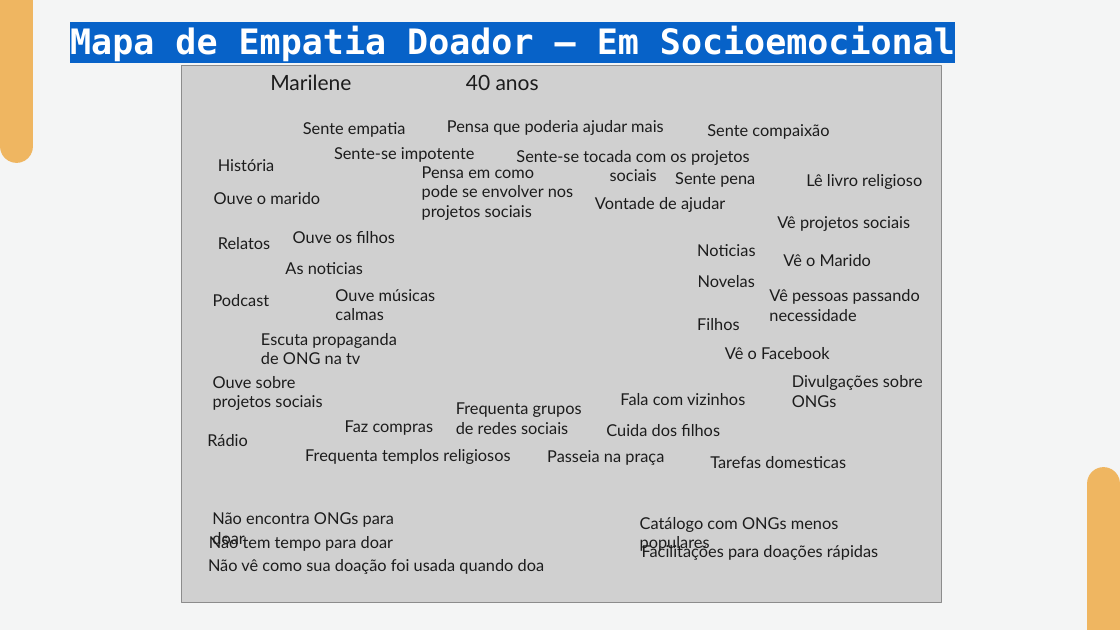
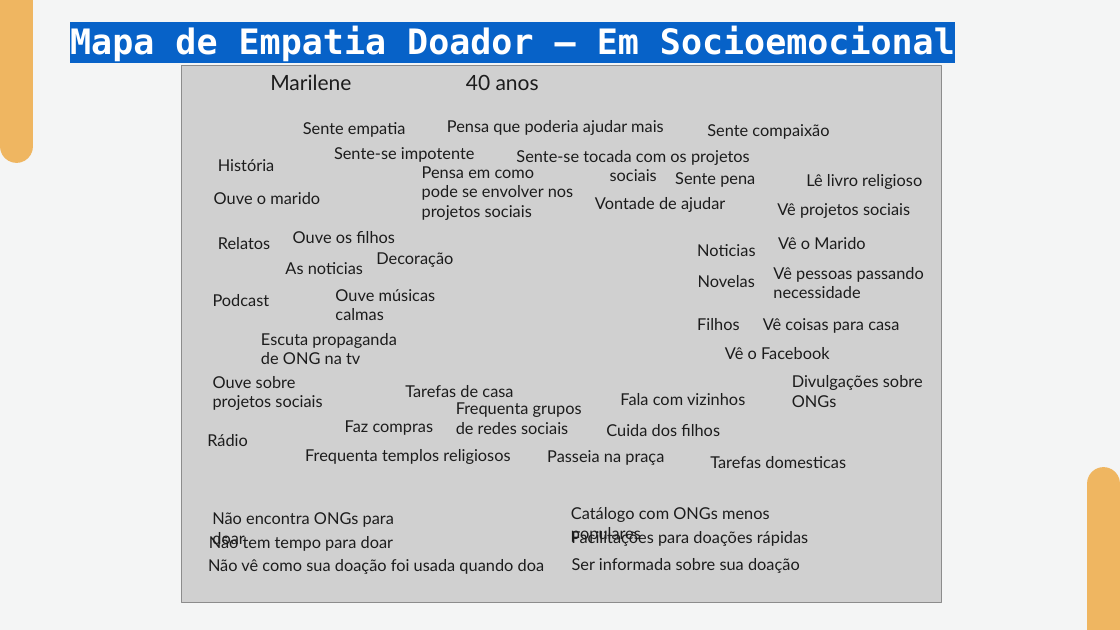
Before and after one commit to apires-roberta/bp, a slide deck: slide 8 of Sprint 1 - Entregavel de PI - Design de Interação.pptx. Drawn at 1120x630 pixels with LibreOffice and Linux fonts; fonts in the diff are those of the drawing; grey boxes stand for pictures. Boxes give left, top, right and bottom in pixels: in the first picture for what was removed or moved away, otherwise in the second. Text is boxed around its words. In the diff, an @@ line names an element or a change of style, - is before the commit and + after.

```diff
--- a/Sprint 1 - Entregavel de PI - Design de Interação.pptx
+++ b/Sprint 1 - Entregavel de PI - Design de Interação.pptx
@@ text "Vê projetos sociais" moved from (x1=777, y1=216, x2=910, y2=231) to (x1=777, y1=203, x2=910, y2=218) @@
@@ text "Vê o Marido" moved from (x1=783, y1=254, x2=871, y2=266) to (x1=778, y1=237, x2=865, y2=249) @@
@@ text added at (x1=376, y1=252, x2=453, y2=267), 14 pt, text #1C1C1C @@
+Decoração
@@ text "Vê pessoas passando necessidade" moved from (x1=769, y1=289, x2=920, y2=321) to (x1=773, y1=267, x2=924, y2=298) @@
@@ text added at (x1=763, y1=318, x2=899, y2=333), 14 pt, text #1C1C1C @@
+Vê coisas para casa
@@ text added at (x1=405, y1=385, x2=513, y2=397), 14 pt, text #1C1C1C @@
+Tarefas de casa
@@ text "Catálogo com ONGs menos populares" moved from (x1=640, y1=517, x2=839, y2=553) to (x1=571, y1=507, x2=770, y2=543) @@
@@ text "Facilitações para doações rápidas" moved from (x1=642, y1=543, x2=878, y2=560) to (x1=571, y1=529, x2=808, y2=546) @@
@@ text added at (x1=572, y1=558, x2=800, y2=573), 14 pt, text #1C1C1C @@
+Ser informada sobre sua doação
```
